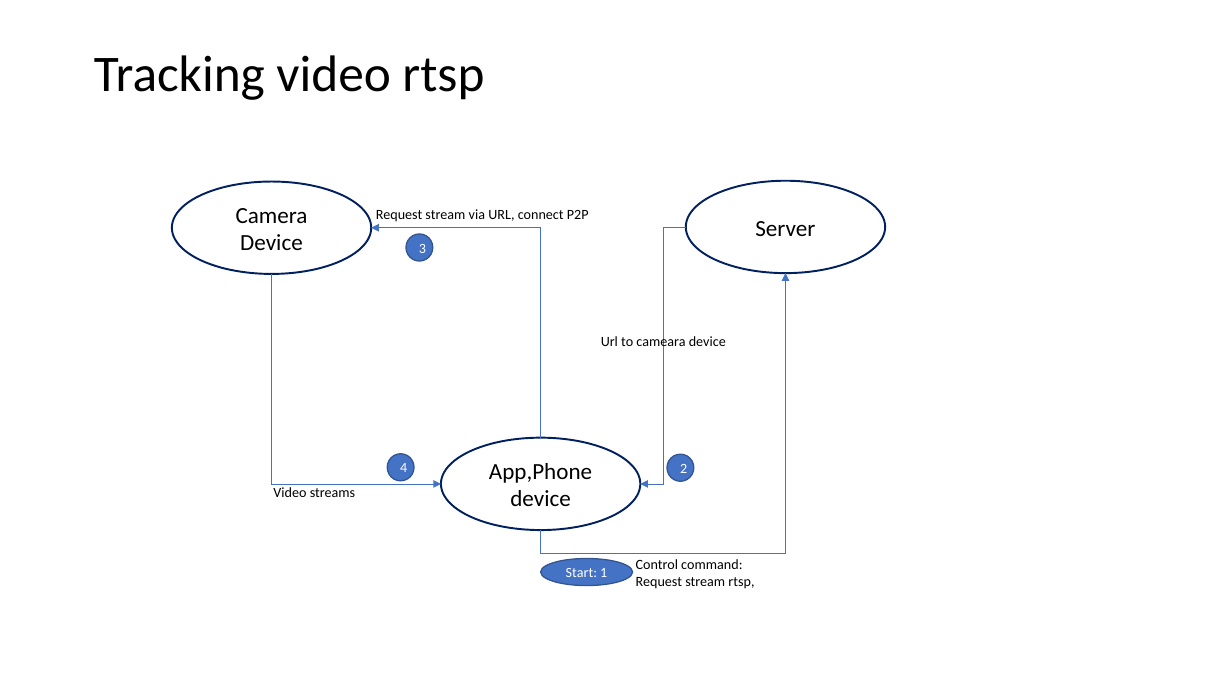
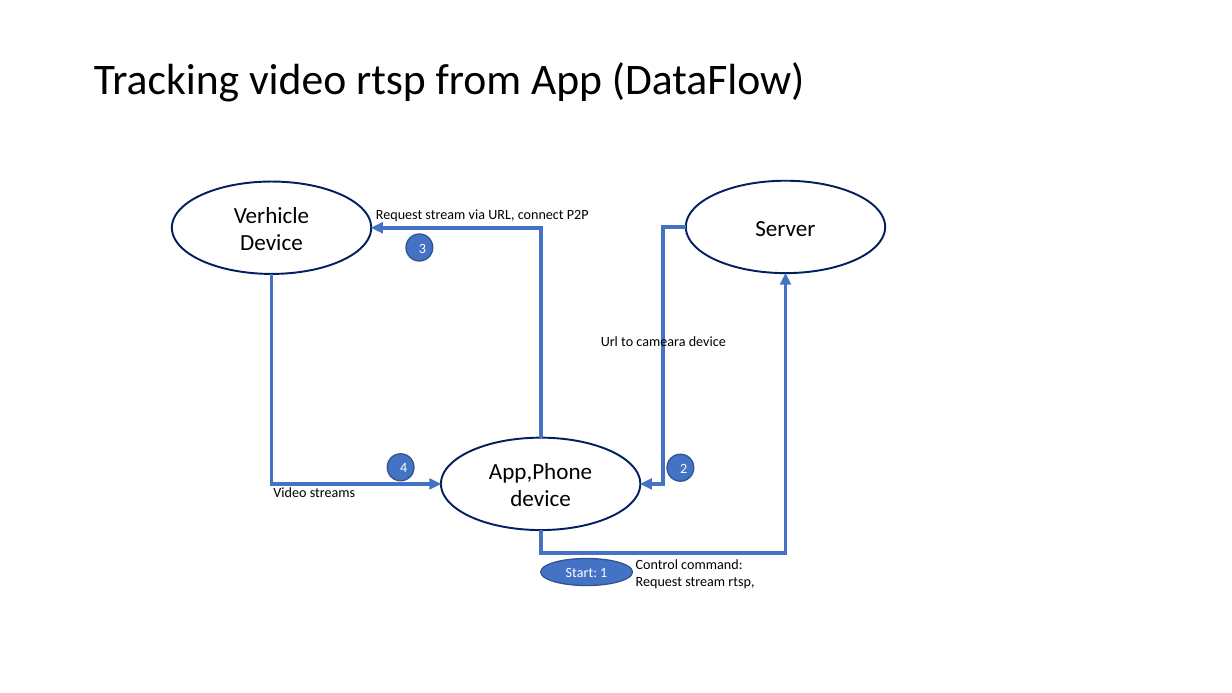
Before and after one commit to TruongGlacio/VideoStream, a slide deck: slide 3 of Documents/Systems structure.pptx. Drawn at 1232x693 pixels with LibreOffice and Linux fonts; fonts in the diff are those of the drawing. Boxes give left, top, right and bottom in pixels: in the first picture for what was removed or moved away, otherwise in the second. Text is boxed around its words. In the diff, an @@ line names an element or a change of style, - is before the commit and + after.

```diff
--- a/Documents/Systems structure.pptx
+++ b/Documents/Systems structure.pptx
@@ text at bbox=[94, 62, 805, 102]: text changed; size 40 to 34 pt @@
-Tracking video rtsp
+Tracking video rtsp from App (DataFlow)
@@ text in ellipse at bbox=[234, 207, 309, 250]: text changed @@
-Camera Device
+Verhicle Device
@@ elbow arrow (541, 438) - (372, 227): stroke #4472C4 0.5 pt to #4472C4 3 pt @@
@@ elbow arrow (686, 227) - (640, 484): stroke #4472C4 0.5 pt to #4472C4 3 pt @@
@@ elbow arrow (272, 274) - (441, 484): stroke #4472C4 0.5 pt to #4472C4 3 pt @@
@@ elbow arrow (541, 531) - (786, 274): stroke #4472C4 0.5 pt to #4472C4 3 pt @@
```
Also in this commit, not shown: 2 other slides changed, 3 slides added, 1 slide removed.
